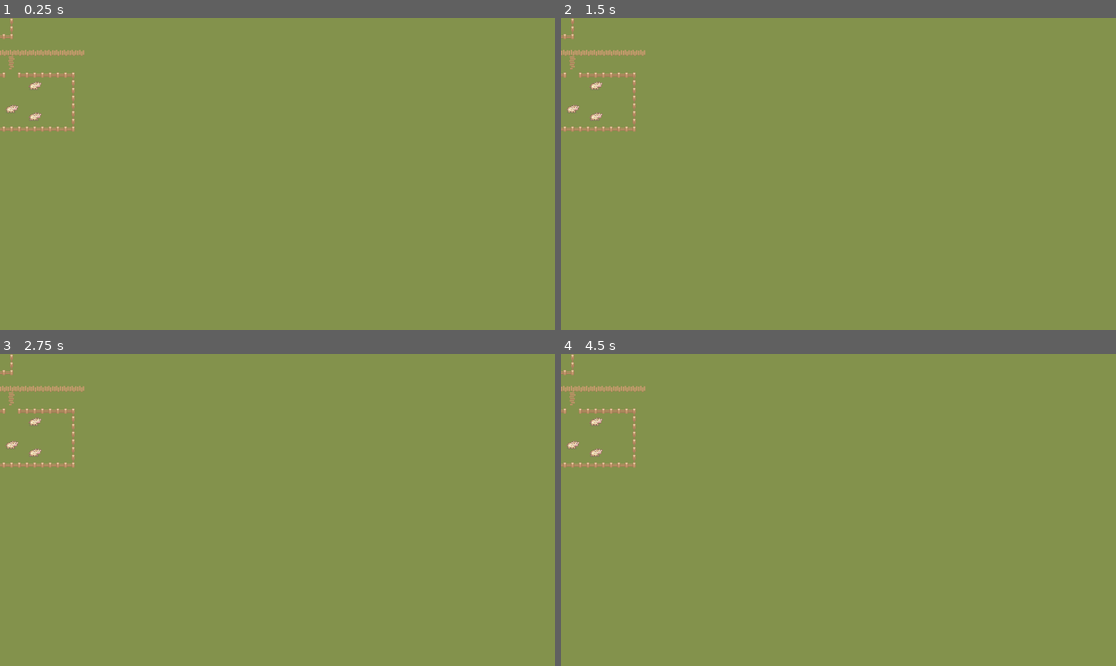
Above: before the commit, frames 1-4 (two rows, left to right).
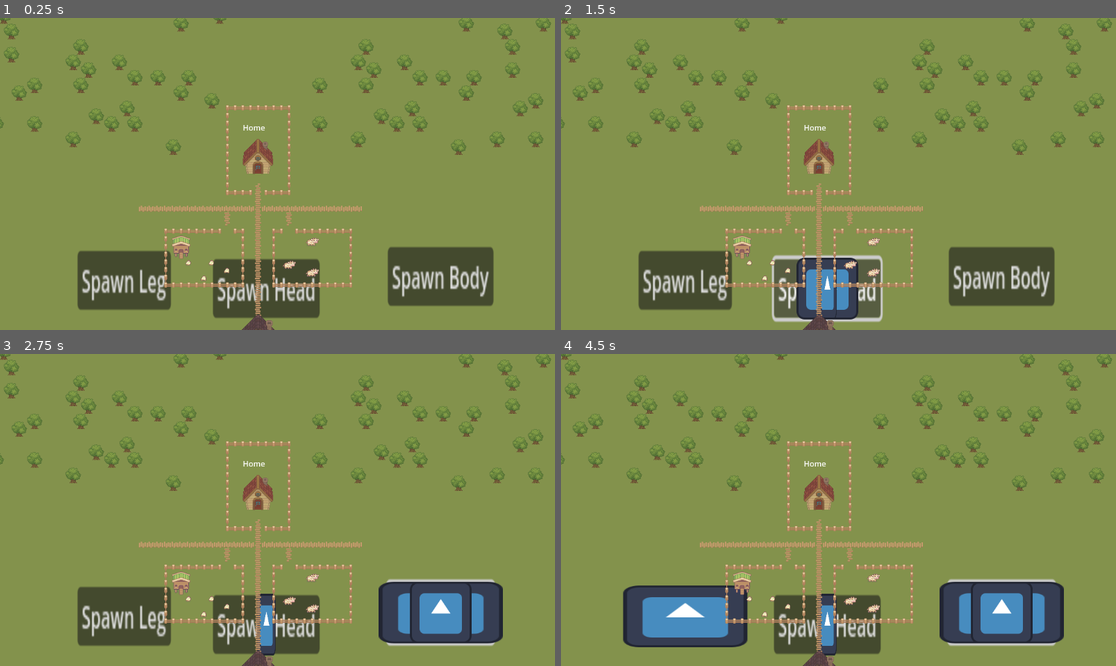
Above: after the commit, the same moments.

Repository: PortalPony/Undead-Rancher-Jame-GameJam
Game: Godot game, scene res://main_sceane_game.tscn
Two runs of this game, one before a commit and one after it. Both use one fixed random seed, a clock stepped at 60 frames per second and the inputs below. Before the commit the project has no main scene; this scene is started directly in both runs. The engine's default icon, where the game draws it, is replaced by a stand-in: a white triangle on a blue panel in a dark square.
Inputs (mouse positions are in pixels of both pictures, inside the frame that each line leads up to):
- Up to frame 1 (0.25 s): no input
- Up to frame 2 (1.5 s): click (683, 280) at 0.5 s, where only the run after the commit has a clickable "Spawn Leg"; click (827, 289) at 1.25 s, where only the run after the commit has a clickable "Spawn Head"
- Up to frame 3 (2.75 s): click (438, 612) at 2 s, where only the run after the commit has a clickable "Spawn Body"
- Up to frame 4 (4.5 s): click (683, 616) at 2.75 s, where only the run after the commit has a clickable "Spawn Leg"; click (827, 625) at 3.5 s, where only the run after the commit has a clickable "Spawn Head"; click (999, 612) at 4.25 s, where only the run after the commit has a clickable "Spawn Body"

The runs differ from the first frame. In frame 1, 16% of the frame differs, in the area x 0-100%, y 0-100%; in frame 2, 17%; in frame 3, 17%; in frame 4, 19%.

Commit message:
2nd Added Animal Assembly
Add a basic click and drag based system, will add it so only works in a certain area soon.

Diff:
--- /dev/null
+++ b/IM Undead Rancher/IM Animal Parts/animal_assembly.gd
@@ -0,0 +1,75 @@
+extends Node2D
+
+@onready var leg = preload("res://IM Animal Parts/leg.tscn")
+@onready var head = preload("res://IM Animal Parts/head.tscn")
+@onready var body = preload("res://IM Animal Parts/body.tscn")
+
+var partHolding
+var holding = false
+
+var legInstantiate
+var headInstantiate
+var bodyInstantiate
+# Called when the node enters the scene tree for the first time.
+func _ready():
+	legInstantiate = leg.instantiate()
+	headInstantiate = head.instantiate()
+	bodyInstantiate = body.instantiate()
+
+	headInstantiate.position = Vector2(150, -70)
+	legInstantiate.position = Vector2(100, 50)
+
+	get_parent().add_sibling(legInstantiate)
+
+	get_parent().add_sibling(headInstantiate)
+
+	get_parent().add_sibling(bodyInstantiate)
+	print_debug(legInstantiate.position) # Replace with function body.
+
+
+# Called every frame. 'delta' is the elapsed time since the previous frame.
+func _process(delta):
+
+	holding
+	if holding == true:
+		partHolding.position = get_global_mouse_position()
+		if Input.is_action_just_pressed("Left Click"):
+			holding = false
+
+func bodyPlacement():
+	bodyInstantiate = body.instantiate()
+	get_parent().add_sibling(bodyInstantiate)
+	bodyInstantiate.position = get_global_mouse_position()
+	partHolding = bodyInstantiate
+	holding = true
+
+
+func headPlacement():
+	headInstantiate = head.instantiate()
+	get_parent().add_sibling(headInstantiate)
+	headInstantiate.position = get_global_mouse_position()
+	partHolding = headInstantiate
+	holding = true
+
+
+
+func legPlacement():
+	legInstantiate = leg.instantiate()
+	get_parent().add_sibling(legInstantiate)
+	legInstantiate.position = get_global_mouse_position()
+	partHolding = legInstantiate
+	holding = true
+
+
+func _on_button_pressed():
+	legPlacement() # Replace with function body.
+
+
+
+func _on_head_button_pressed():
+	headPlacement() # Replace with function body.
+
+
+
+func _on_body_button_pressed():
+	bodyPlacement() # Replace with function body.
--- /dev/null
+++ b/IM Undead Rancher/IM Animal Parts/animal_assembly.tscn
@@ -0,0 +1,35 @@
+[gd_scene load_steps=2 format=3 uid="uid://clfudhimndwr6"]
+
+[ext_resource type="Script" path="res://IM Animal Parts/animal_assembly.gd" id="1_d0cbt"]
+
+[node name="Animal Assembly" type="Node2D"]
+script = ExtResource("1_d0cbt")
+
+[node name="Leg Button" type="Button" parent="."]
+offset_left = -380.0
+offset_top = 93.0
+offset_right = -289.0
+offset_bottom = 124.0
+scale = Vector2(2.12955, 3.92835)
+text = "Spawn Leg"
+
+[node name="Head Button" type="Button" parent="."]
+offset_left = -99.0
+offset_top = 110.0
+offset_right = 5.0
+offset_bottom = 141.0
+scale = Vector2(2.12955, 3.92835)
+text = "Spawn Head"
+
+[node name="Body Button" type="Button" parent="."]
+offset_left = 264.0
+offset_top = 85.0
+offset_right = 367.0
+offset_bottom = 116.0
+scale = Vector2(2.12955, 3.92835)
+text = "Spawn Body
+"
+
+[connection signal="pressed" from="Leg Button" to="." method="_on_button_pressed"]
+[connection signal="pressed" from="Head Button" to="." method="_on_head_button_pressed"]
+[connection signal="pressed" from="Body Button" to="." method="_on_body_button_pressed"]
--- /dev/null
+++ b/IM Undead Rancher/IM Animal Parts/body.tscn
@@ -0,0 +1,7 @@
+[gd_scene load_steps=2 format=3 uid="uid://dqqhlnl31bauf"]
+
+[ext_resource type="Texture2D" uid="uid://cyar44jhgxp2k" path="res://icon.svg" id="1_1l2e2"]
+
+[node name="Body" type="Sprite2D"]
+scale = Vector2(2.01563, 1)
+texture = ExtResource("1_1l2e2")
--- /dev/null
+++ b/IM Undead Rancher/IM Animal Parts/head.tscn
@@ -0,0 +1,6 @@
+[gd_scene load_steps=2 format=3 uid="uid://cau34t4eto8dy"]
+
+[ext_resource type="Texture2D" uid="uid://cyar44jhgxp2k" path="res://icon.svg" id="1_73o6d"]
+
+[node name="Head" type="Sprite2D"]
+texture = ExtResource("1_73o6d")
--- /dev/null
+++ b/IM Undead Rancher/IM Animal Parts/leg.tscn
@@ -0,0 +1,7 @@
+[gd_scene load_steps=2 format=3 uid="uid://kh30oongimti"]
+
+[ext_resource type="Texture2D" uid="uid://cyar44jhgxp2k" path="res://icon.svg" id="1_y882i"]
+
+[node name="Leg" type="Sprite2D"]
+scale = Vector2(0.296875, 1)
+texture = ExtResource("1_y882i")
--- a/IM Undead Rancher/main_sceane_game.tscn
+++ b/IM Undead Rancher/main_sceane_game.tscn
@@ -1,7 +1,13 @@
-[gd_scene load_steps=2 format=3 uid="uid://bu2h4p8kvkqqf"]
+[gd_scene load_steps=3 format=3 uid="uid://bu2h4p8kvkqqf"]
 
 [ext_resource type="PackedScene" uid="uid://b7q5w2dldgv5r" path="res://IM terrian/base_farm_Map.tscn" id="1_am2m7"]
+[ext_resource type="PackedScene" uid="uid://clfudhimndwr6" path="res://IM Animal Parts/animal_assembly.tscn" id="2_d8pir"]
 
 [node name="MAIN SCEANE GAME" type="Node2D"]
 
 [node name="Base Farm Map" parent="." instance=ExtResource("1_am2m7")]
+
+[node name="Animal Assembly" parent="." instance=ExtResource("2_d8pir")]
+position = Vector2(-35, 67)
+
+[node name="Camera2D" type="Camera2D" parent="."]
--- a/IM Undead Rancher/project.godot
+++ b/IM Undead Rancher/project.godot
@@ -11,5 +11,14 @@
 [application]
 
 config/name="Undead Rancher"
+run/main_scene="res://main_sceane_game.tscn"
 config/features=PackedStringArray("4.2", "Forward Plus")
 config/icon="res://icon.svg"
+
+[input]
+
+"Left Click"={
+"deadzone": 0.5,
+"events": [Object(InputEventMouseButton,"resource_local_to_scene":false,"resource_name":"","device":-1,"window_id":0,"alt_pressed":false,"shift_pressed":false,"ctrl_pressed":false,"meta_pressed":false,"button_mask":1,"position":Vector2(228, 19),"global_position":Vector2(231, 51),"factor":1.0,"button_index":1,"canceled":false,"pressed":true,"double_click":false,"script":null)
+]
+}
Not shown: 2 places in IM Undead Rancher/IM terrian/cute_farm_tileset.tscn that only renumber resources
Not shown, added: IM Undead Rancher/IM Animal Parts/aniEE2A.tmp
